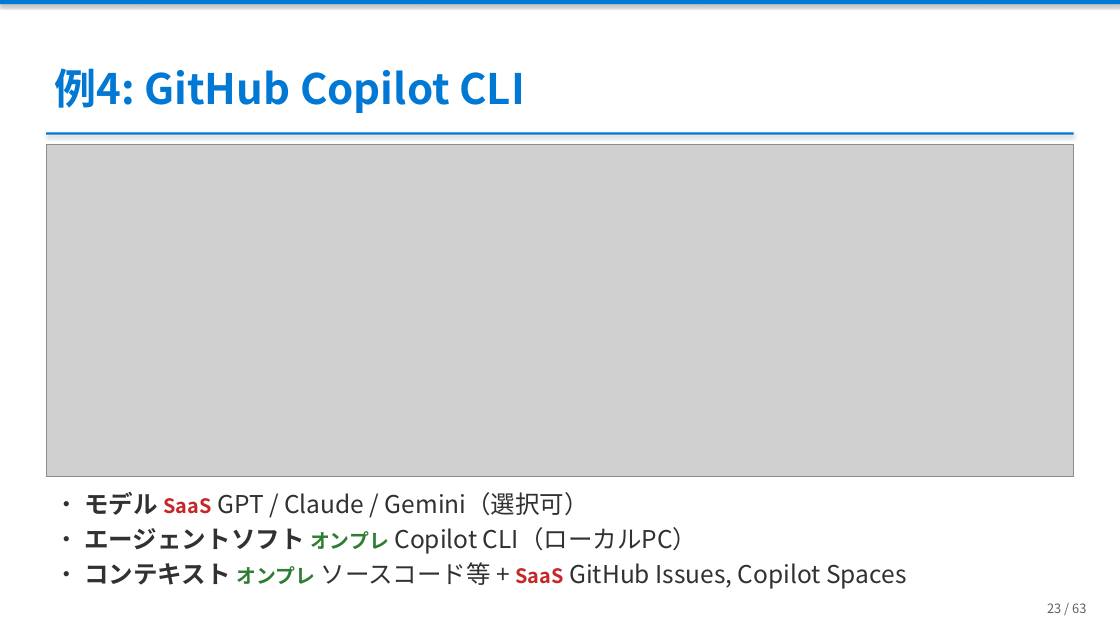
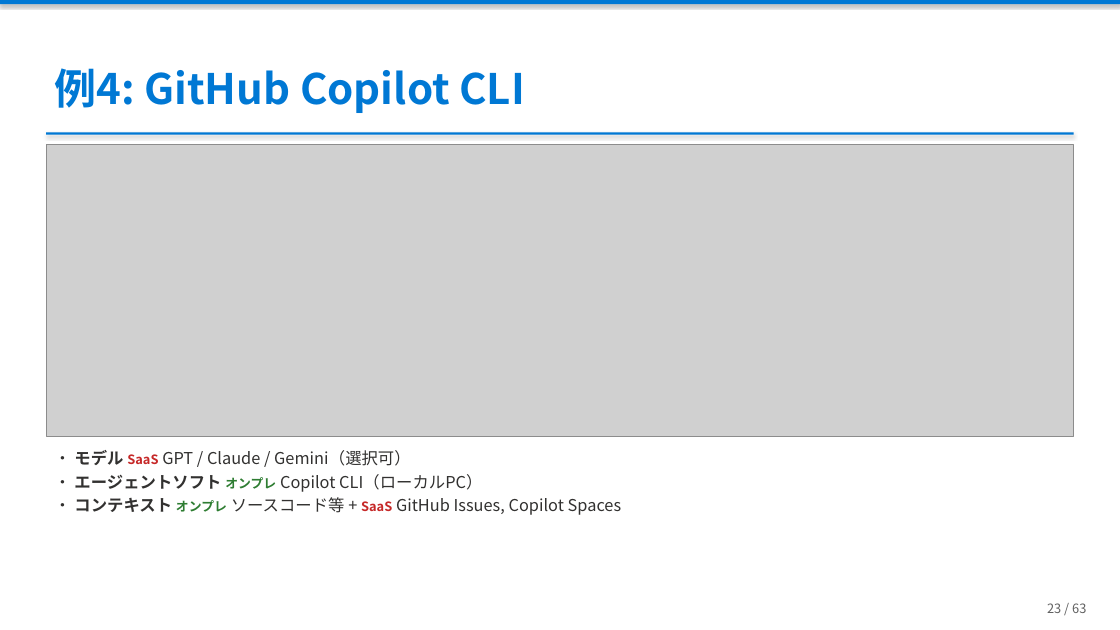
Before and after one commit to ebibibi/presentations, a slide deck: slide 23 of HCCJP_71/AI時代の「本当の」ハイブリッドクラウド — エージェントが実現した、あの頃の夢.pptx. Drawn at 1120x630 pixels with LibreOffice and Linux fonts; fonts in the diff are those of the drawing; grey boxes stand for pictures. Boxes give left, top, right and bottom in pixels: in the first picture for what was removed or moved away, otherwise in the second. Text is boxed around its words. In the diff, an @@ line names an element or a change of style, - is before the commit and + after.

Commit message:
fix: reserve space for text after ASCII art images
_content_height now matches _render_ascii_art sizing for arch blocks.
Group placement loop reserves space for subsequent groups when placing
arch code images, preventing them from consuming all available space
and dropping bullet text.

```diff
--- a/HCCJP_71/AI時代の「本当の」ハイブリッドクラウド — エージェントが実現した、あの頃の夢.pptx
+++ b/HCCJP_71/AI時代の「本当の」ハイブリッドクラウド — エージェントが実現した、あの頃の夢.pptx
@@ picture: place and size @@
-picture at [46,145,1074,477]
+picture at [46,145,1074,437]
@@ text "• モデル SaaS GPT / ...": place and size @@
-text "• モデル SaaS GPT / ..." at [84,492,906,589]
+text "• モデル SaaS GPT / ..." at [74,450,622,515]
@@ text "• モデル SaaS GPT / ..." at [74,450,622,515]: size 21 to 14 pt in "• モデル GPT / Claude / Gemini（選択可）", "• エージェントソフト Copilot CLI（ローカルPC）", "• コンテキスト ソースコード等 + GitHub Issues, Copilot ..."; size 17 to 11 pt in "SaaS", "オンプレ", "オンプレ SaaS"; less space between paragraphs @@
```
Also in this commit, not shown: 8 other slides changed, 1 other file.
